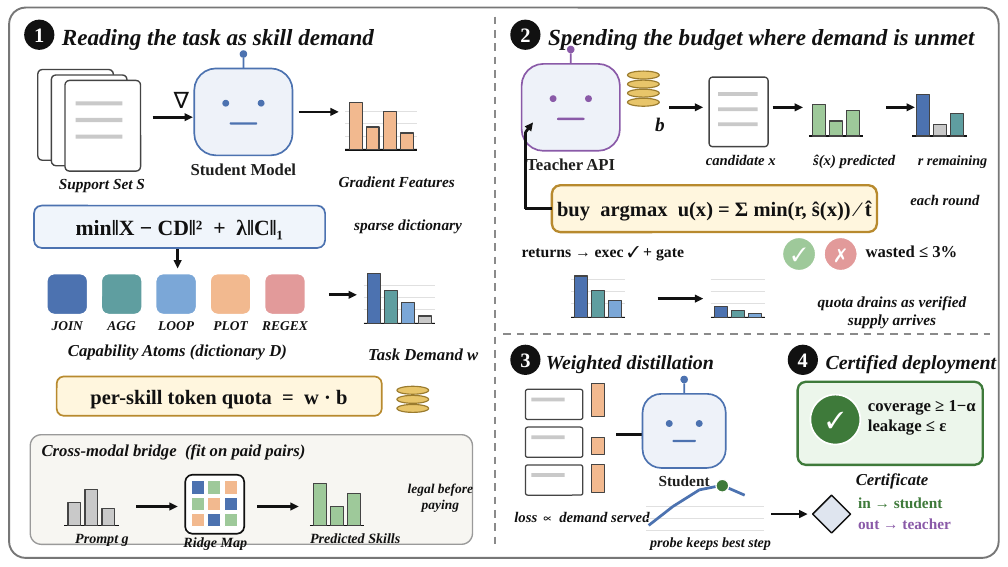
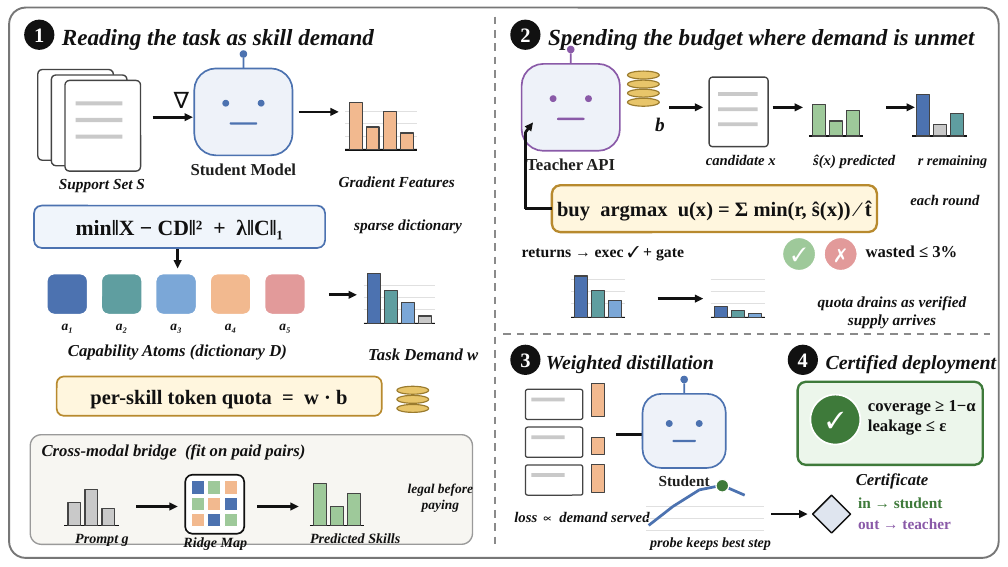
Before and after one commit to XueqiC/tc_code, a slide deck: slide 1 of paper/figs/fig1_pipeline.pptx. Drawn at 1008x567 pixels with LibreOffice and Linux fonts; fonts in the diff are those of the drawing. Boxes give left, top, right and bottom in pixels: in the first picture for what was removed or moved away, otherwise in the second. Text is boxed around its words. In the diff, an @@ line names an element or a change of style, - is before the commit and + after.

```diff
--- a/paper/figs/fig1_pipeline.pptx
+++ b/paper/figs/fig1_pipeline.pptx
@@ text at (62,323,73,333): text changed @@
-JOIN
+a₁
@@ text at (116,323,127,333): text changed @@
-AGG
+a₂
@@ text at (170,323,181,333): text changed @@
-LOOP
+a₃
@@ text at (225,323,236,333): text changed @@
-PLOT
+a₄
@@ text at (279,323,290,333): text changed @@
-REGEX
+a₅
```
Also in this commit, not shown: 3 other files.
